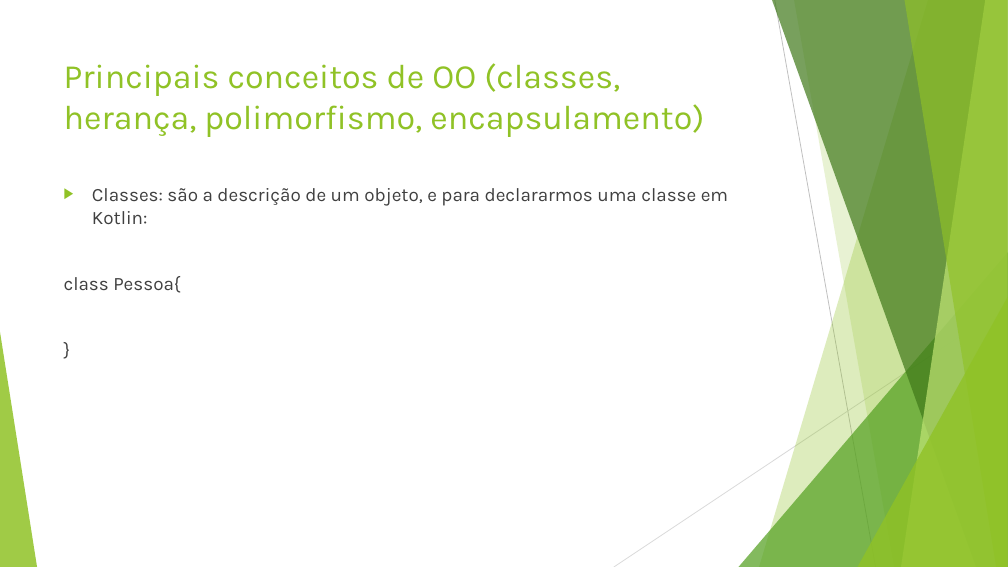
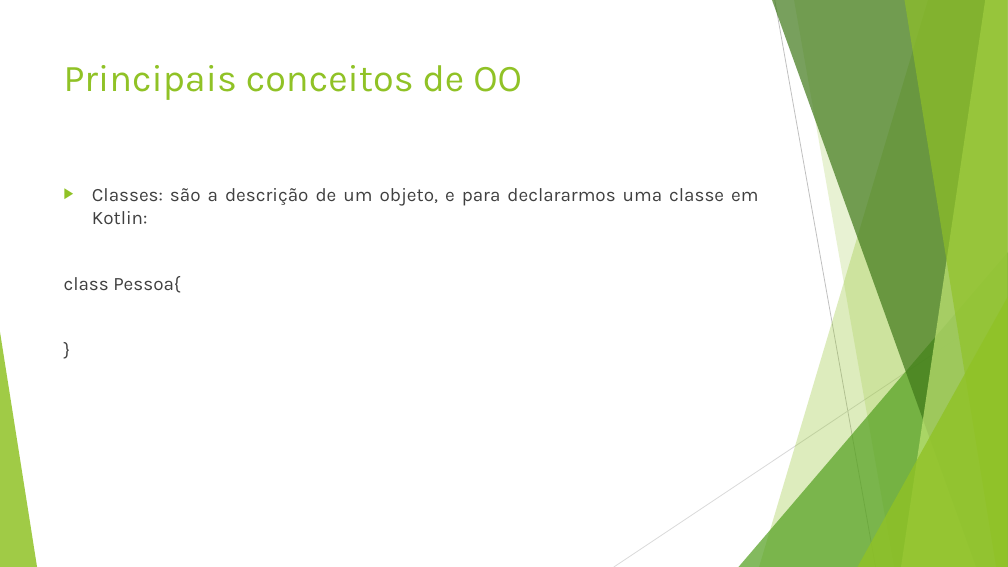
Before and after one commit to lucasrozario98/Kotlin, a slide deck: slide 6 of Kotlin.pptx. Drawn at 1008x567 pixels with LibreOffice and Linux fonts; fonts in the diff are those of the drawing. Boxes give left, top, right and bottom in pixels: in the first picture for what was removed or moved away, otherwise in the second. Text is boxed around its words. In the diff, an @@ line names an element or a change of style, - is before the commit and + after.

```diff
--- a/Kotlin.pptx
+++ b/Kotlin.pptx
@@ title at (x1=64, y1=65, x2=522, y2=100): text changed; size 32.4 to 36 pt @@
-Principais conceitos de OO (classes, herança, polimorfismo, encapsulamento)
+Principais conceitos de OO
@@ text "Classes: são a descrição de ..." at (x1=64, y1=188, x2=758, y2=293): alignment left to justified @@
```
Also in this commit, not shown: 5 other slides changed, 3 slides added, 1 slide removed, 7 other files.
